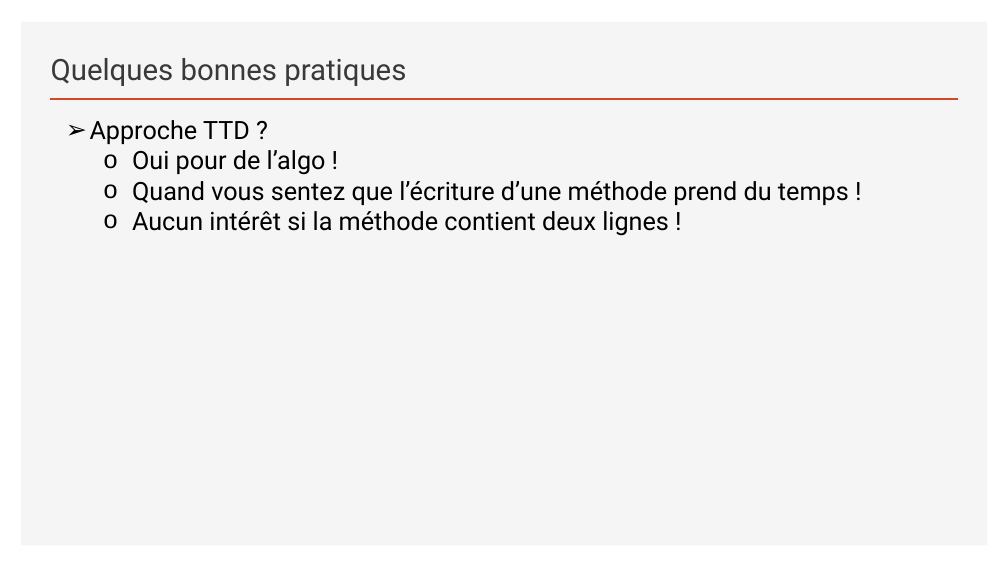
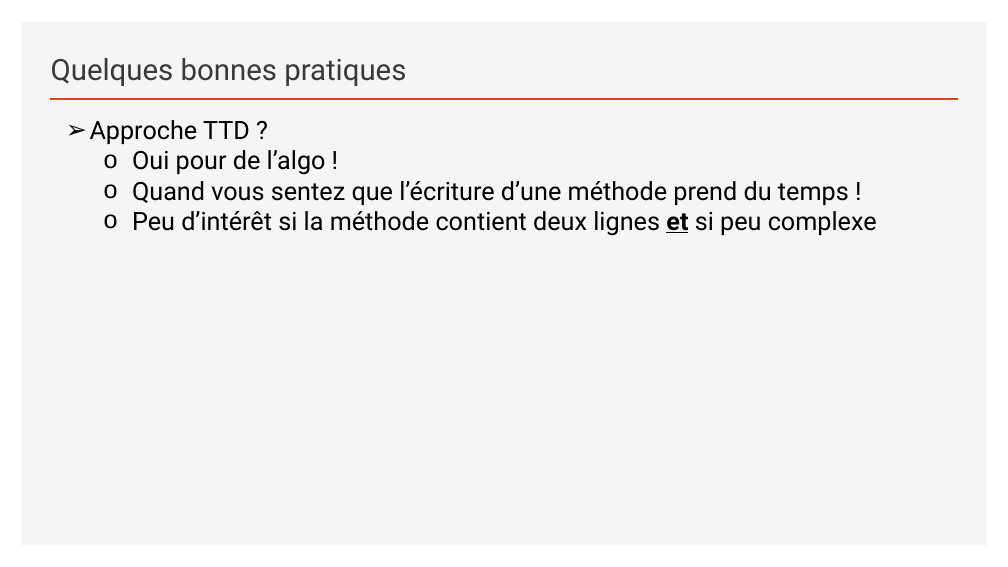
Before and after one commit to sebzuki/junit5, a slide deck: slide 13 of Junit5-TU-BP.pptx. Drawn at 1008x567 pixels with LibreOffice and Linux fonts; fonts in the diff are those of the drawing. Boxes give left, top, right and bottom in pixels: in the first picture for what was removed or moved away, otherwise in the second. Text is boxed around its words. In the diff, an @@ line names an element or a change of style, - is before the commit and + after.

```diff
--- a/Junit5-TU-BP.pptx
+++ b/Junit5-TU-BP.pptx
@@ text at (132, 211, 877, 236): text changed @@
-  o Aucun intérêt si la méthode contient deux lignes !
+  o Peu d’intérêt si la méthode contient deux lignes et si peu complexe
```
Also in this commit, not shown: 1 other slide changed.
